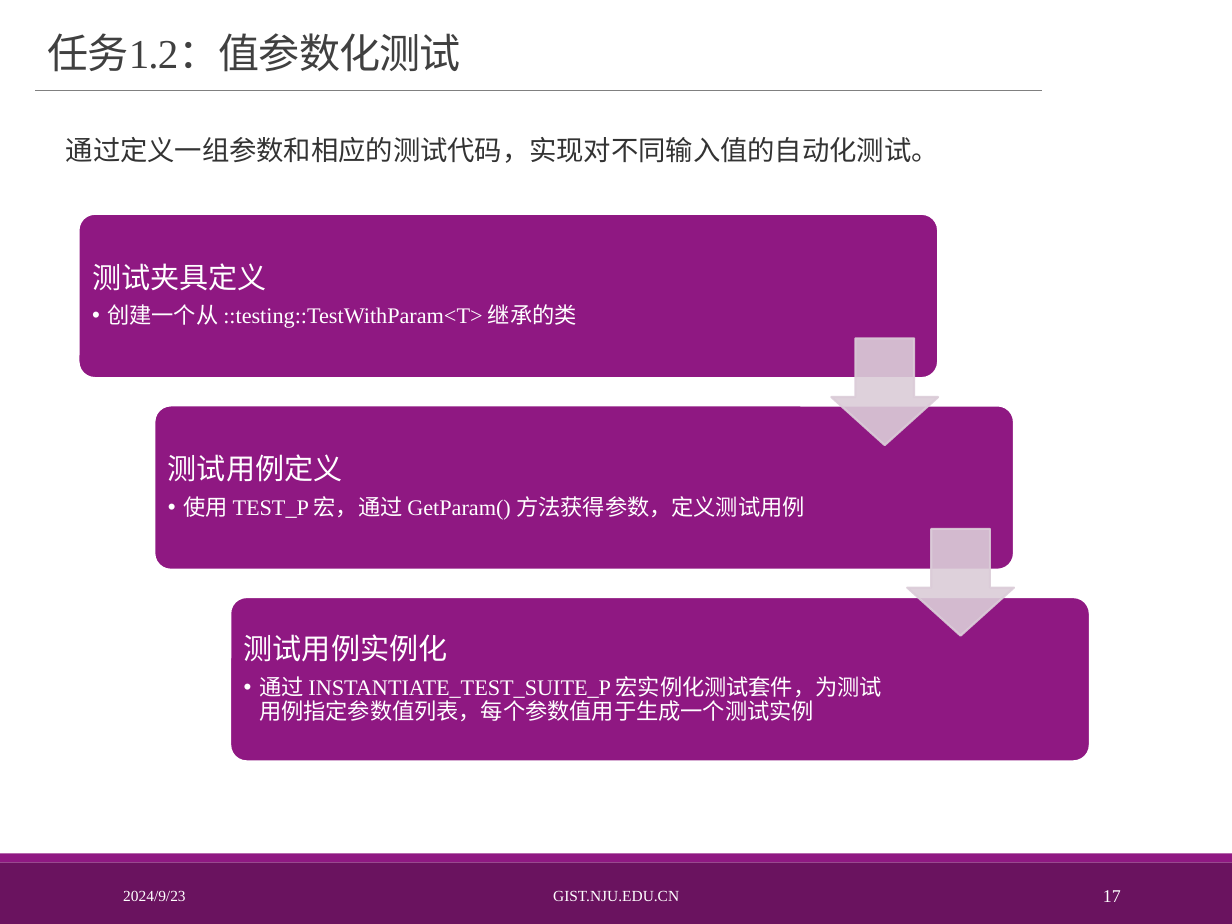
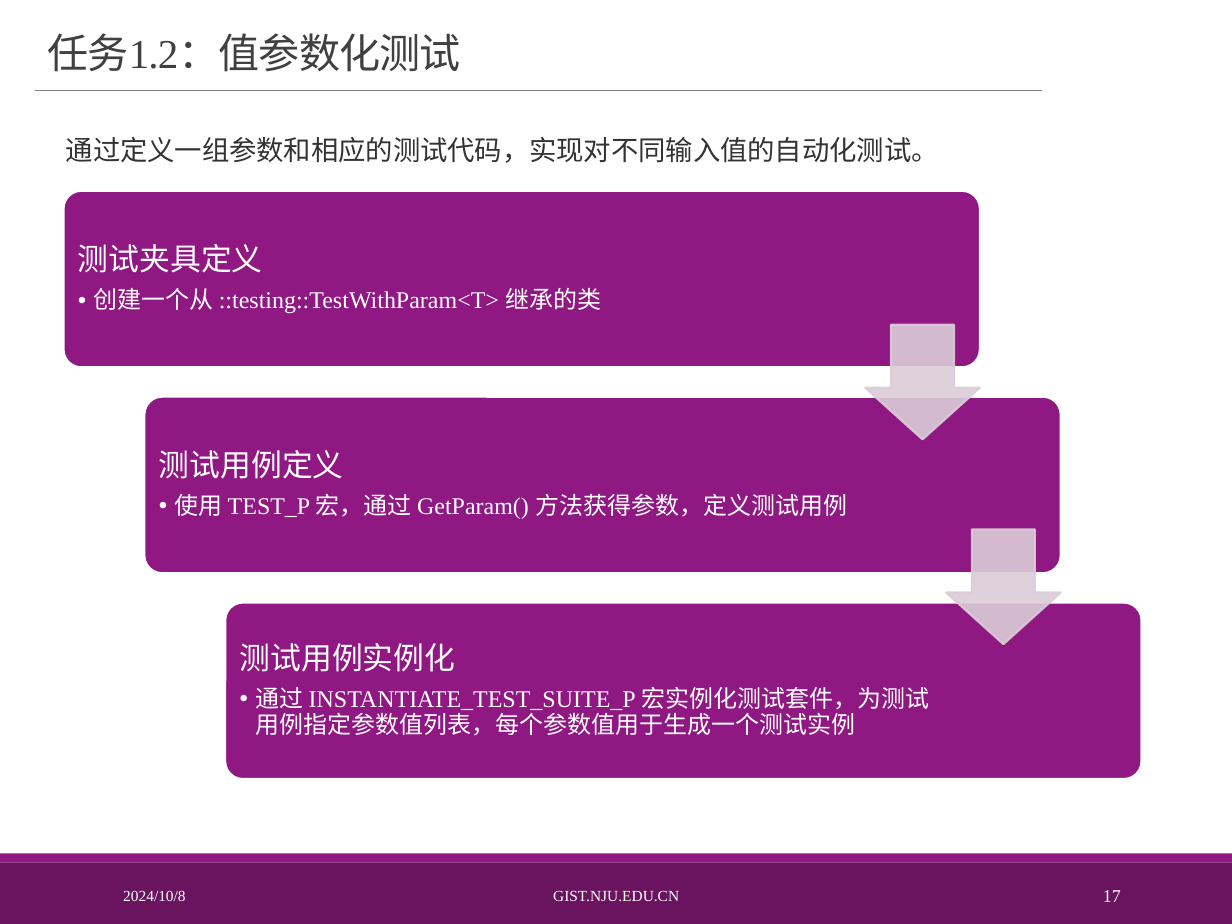
Before and after one commit to baoheipojis/softwareTestingExperiment, a slide deck: slide 17 of 软件测试实验1 2.pptx. Drawn at 1232x924 pixels with LibreOffice and Linux fonts; fonts in the diff are those of the drawing; background and template pictures are left out. Boxes give left, top, right and bottom in pixels: in the first picture for what was removed or moved away, otherwise in the second. Text is boxed around its words. In the diff, an @@ line names an element or a change of style, - is before the commit and + after.

```diff
--- a/软件测试实验1 2.pptx
+++ b/软件测试实验1 2.pptx
@@ rounded rectangle: place and size @@
-rounded rectangle at [79, 214, 939, 378]
+rounded rectangle at [64, 191, 981, 367]
@@ text "测试夹具定义": place and size @@
-text "测试夹具定义" at [92, 263, 577, 328]
+text "测试夹具定义" at [78, 244, 602, 313]
@@ text "测试夹具定义" at [78, 244, 602, 313]: size 17 to 18 pt in "测试夹具定义"; size 13 to 14 pt in "创建一个从 ::testing::TestWithParam<T> 继承的类" @@
@@ down arrow: place and size @@
-down arrow at [832, 339, 939, 446]
+down arrow at [865, 325, 979, 440]
@@ rounded rectangle: place and size @@
-rounded rectangle at [154, 405, 1014, 569]
+rounded rectangle at [144, 397, 1061, 573]
@@ text "测试用例定义": place and size @@
-text "测试用例定义" at [168, 454, 804, 520]
+text "测试用例定义" at [159, 450, 847, 519]
@@ text "测试用例定义" at [159, 450, 847, 519]: size 17 to 18 pt in "测试用例定义"; size 13 to 14 pt in "使用 TEST_P 宏，通过 GetParam() 方法获得参数，定义测试用例" @@
@@ down arrow: place and size @@
-down arrow at [907, 529, 1014, 636]
+down arrow at [946, 530, 1061, 644]
@@ rounded rectangle: place and size @@
-rounded rectangle at [230, 598, 1090, 761]
+rounded rectangle at [225, 602, 1142, 779]
@@ text "测试用例实例化" at [240, 643, 929, 736]: size 17 to 18 pt in "测试用例实例化"; size 13 to 14 pt @@
@@ text at [123, 890, 185, 901]: text changed @@
-2024/9/23
+2024/10/8
```
Also in this commit, not shown: 23 other slides changed, 6 slides added, 11 other files.
